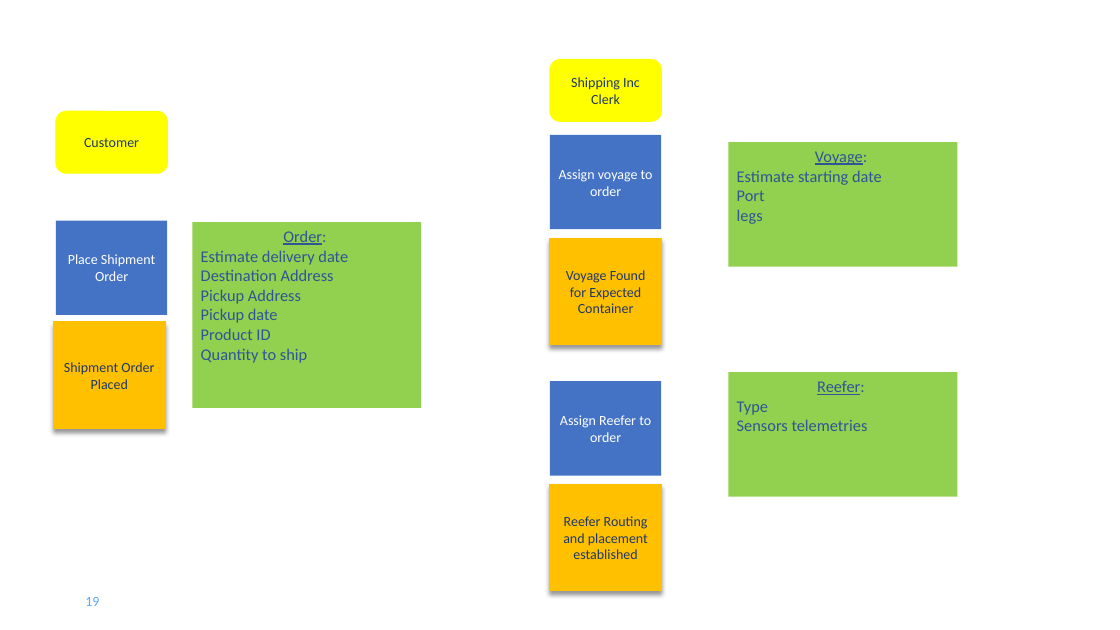
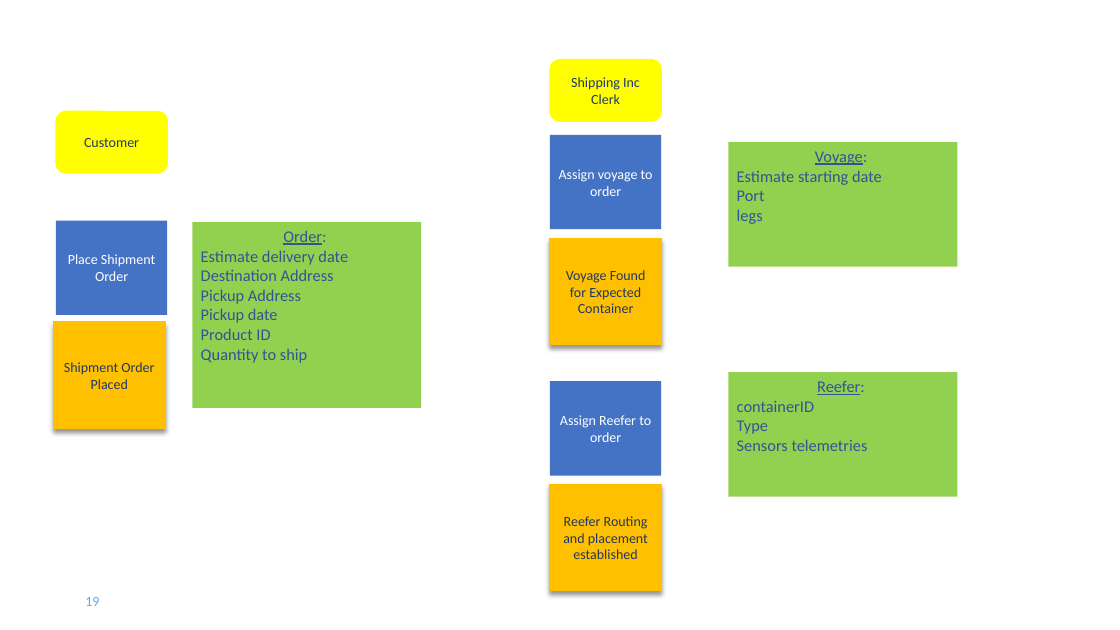
Before and after one commit to ibm-cloud-architecture/refarch-kc, a slide deck: slide 19 of analysis/kc-eventstorming.pptx. Drawn at 1120x630 pixels with LibreOffice and Linux fonts; fonts in the diff are those of the drawing. Boxes give left, top, right and bottom in pixels: in the first picture for what was removed or moved away, otherwise in the second. Text is boxed around its words. In the diff, an @@ line names an element or a change of style, - is before the commit and + after.

```diff
--- a/analysis/kc-eventstorming.pptx
+++ b/analysis/kc-eventstorming.pptx
@@ text in rectangle at [737,401,814,412]: paragraph added @@
+containerID
```
Also in this commit, not shown: 3 other slides changed, 41 other files.
